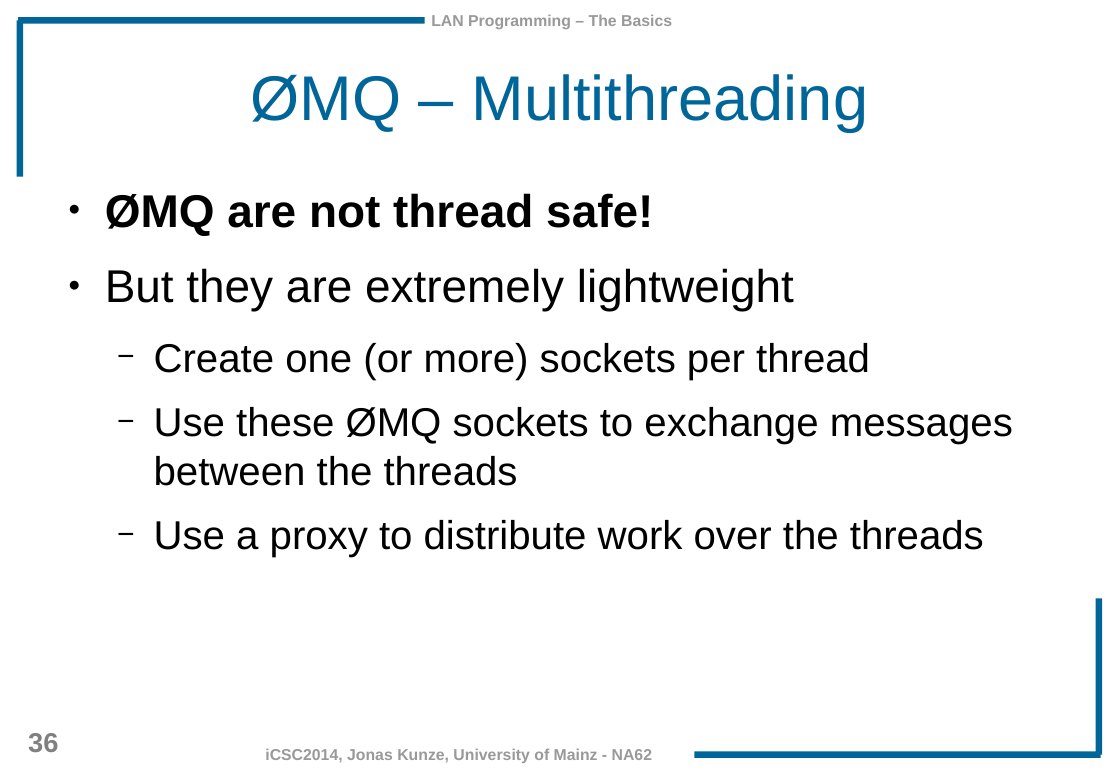
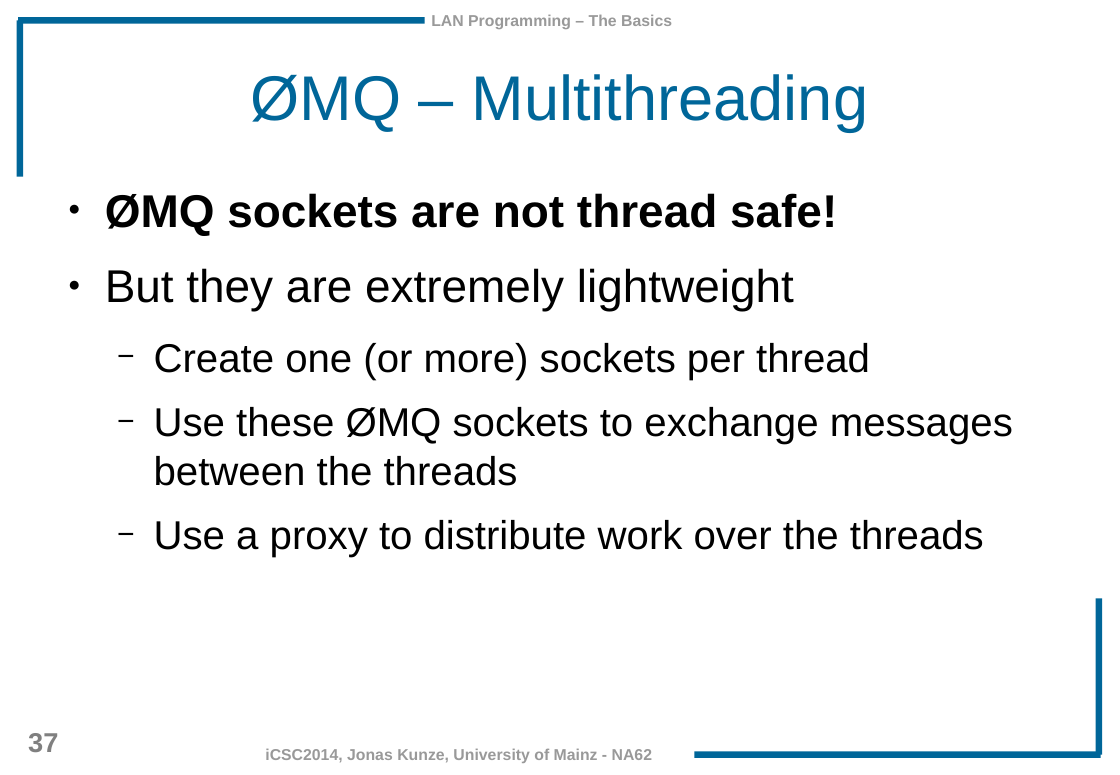
Before and after one commit to JonasKunze/icsc2014, a slide deck: slide 37 of iCSC-2014-Network-Libraries.odp (slide 36 before the commit). Drawn at 1120x775 pixels with LibreOffice and Linux fonts; fonts in the diff are those of the drawing; background and template pictures are left out. Boxes give left, top, right and bottom in pixels: in the first picture for what was removed or moved away, otherwise in the second. Text is boxed around its words. In the diff, an @@ line names an element or a change of style, - is before the commit and + after.

```diff
--- a/iCSC-2014-Network-Libraries.odp
+++ b/iCSC-2014-Network-Libraries.odp
@@ text at (105, 193, 837, 236): text changed @@
-● ØMQ are not thread safe!
+● ØMQ sockets are not thread safe!
@@ page number at (28, 733, 58, 752): text changed @@
-36
+37
```
Also in this commit, not shown: 26 other slides changed, 1 slide added.
